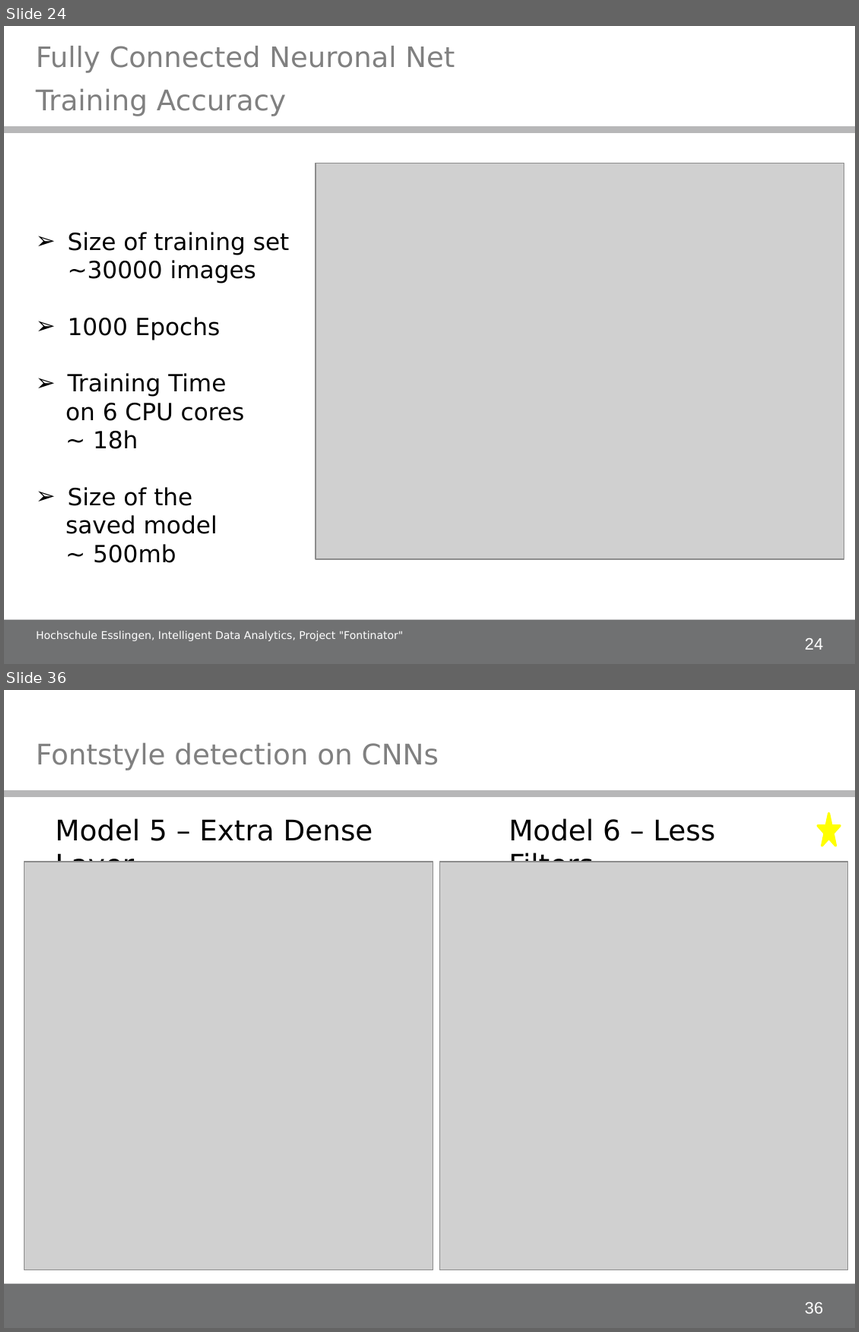
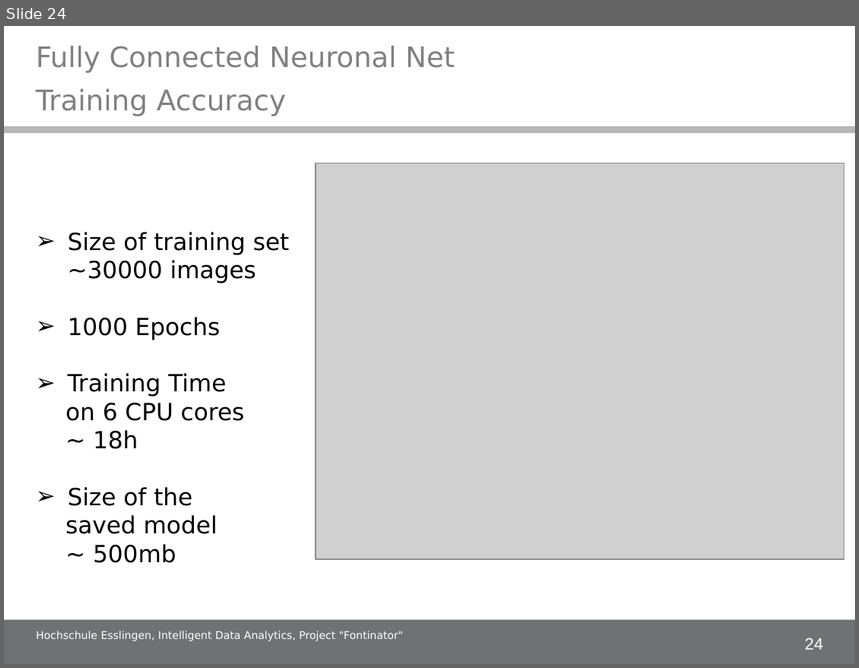
Before and after one commit to alex-ta/Fontinator, a slide deck: Documents/IDA_project_presentation.ppt. Shown one above the other, each under a label of ours: slides 24 and 36 before the commit, slide 24 after it; the slides between them are not shown. The pictures are 859x1332 and 859x668 pixels, drawn with LibreOffice and Linux fonts; fonts in the diff are those of the drawing; grey boxes stand for pictures; background and template pictures are left out. Boxes give left, top, right and bottom in pixels: in the first picture for what was removed or moved away, otherwise in the second. Text is boxed around its words. In the diff, an @@ line names an element or a change of style, - is before the commit and + after.

```diff
--- a/Documents/IDA_project_presentation.ppt
+++ b/Documents/IDA_project_presentation.ppt
@@ slide 36 removed at (4, 690, 855, 1328), background #FFFFFF; not listed: 3 template elements that a slide beside it also shows @@
@@ title removed at (36, 742, 439, 770) @@
-Fontstyle detection on CNNs
@@ text removed at (55, 818, 373, 863) @@
-Model 5 – Extra Dense Layer
@@ text removed at (509, 818, 715, 863) @@
-Model 6 – Less Filters
@@ freeform shape removed at (818, 813, 840, 846) @@
@@ picture removed at (25, 862, 433, 1271) @@
@@ picture removed at (439, 862, 848, 1271) @@
```
Also in this commit, not shown: 6 slides changed, 4 slides added, 7 other slides removed.
